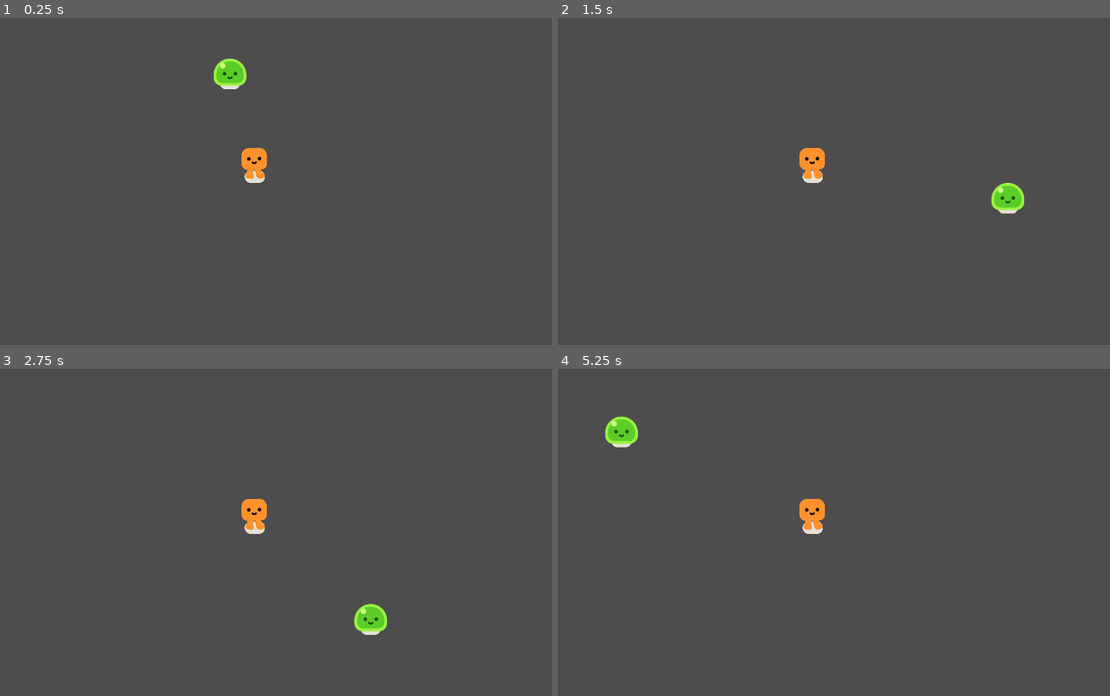
Above: before the commit, frames 1-4 (two rows, left to right).
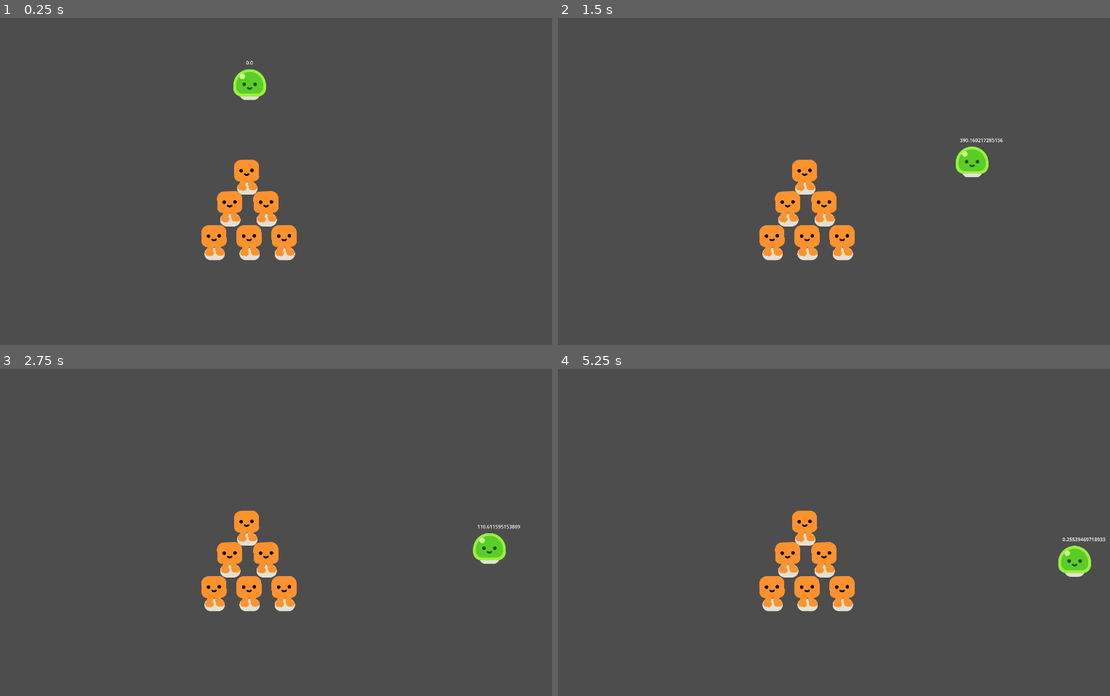
Above: after the commit, the same moments.

Repository: Muirotidua/IMGD1001-Project
Game: Godot game, scene res://scenes/pool_demo.tscn
The game is run twice, just before and just after one commit, with the same random seed, the same clock (stepped at 60 frames per second) and the same inputs. This scene is started directly instead of the project's main scene.
Inputs (mouse positions are in pixels of both pictures, inside the frame that each line leads up to):
- Up to frame 1 (0.25 s): no input
- Up to frame 2 (1.5 s): tap Enter at 0.5 s; move the mouse to (977, 165) at 0.52 s; hold D (move_right) 0.53-1.28 s; hold Space (ball_hit) 0.53-1.28 s; move the mouse to (734, 197) at 1.27 s; hold S (move_down) from 1.28 s (still down); tap Space (ball_hit) at 1.35 s
- Up to frame 3 (2.75 s): move the mouse to (347, 460) at 2.02 s; release S (move_down) at 2.03 s; press the mouse at (347, 460) at 2.03 s; hold D (move_right) from 2.03 s (still down); tap Space (ball_hit) at 2.3 s
- Up to frame 4 (5.25 s): move the mouse to (817, 597) at 2.77 s; release D (move_right) at 2.78 s; release the mouse at (817, 597) at 2.78 s; hold W (move_up) 2.78-3.53 s; tap Space (ball_hit) at 2.85, 4.55 s; move the mouse to (1021, 581) at 3.52 s; hold Space (ball_hit) 3.53-4.28 s; hold A (move_left) 3.53-5.03 s; move the mouse to (673, 483) at 4.27 s; click (673, 483) at 4.35 s; move the mouse to (878, 532) at 5.02 s; hold S (move_down) from 5.03 s (still down); hold Space (ball_hit) from 5.03 s (still down)

The runs differ from the first frame. In frame 1, 3.5% of the frame differs, in the area x 36-54%, y 12-75%; in frame 2, 3.6%; in frame 3, 3.6%; in frame 4, 3.6%, in the area x 8-100%, y 14-75%.

Commit message:
Slows the cue + pool balls down

Diff:
--- a/scenes/cue_ball.tscn
+++ b/scenes/cue_ball.tscn
@@ -3,7 +3,6 @@
 [ext_resource type="PhysicsMaterial" uid="uid://cnfo7swlk8npp" path="res://scenes/ball_physics_material.tres" id="1_c01jm"]
 [ext_resource type="Script" uid="uid://djt8v3mxy0ylo" path="res://scripts/cue_ball.gd" id="1_tbouf"]
 [ext_resource type="PackedScene" uid="uid://ogik4s70pgwl" path="res://visuals/characters/slime/slime.tscn" id="2_c01jm"]
-
 
 [sub_resource type="CircleShape2D" id="CircleShape2D_nkrrx"]
 radius = 56.0803
@@ -19,3 +18,11 @@
 
 [node name="CollisionShape2D" type="CollisionShape2D" parent="."]
 shape = SubResource("CircleShape2D_nkrrx")
+
+[node name="Label" type="Label" parent="."]
+offset_left = -40.0
+offset_top = -88.0
+offset_right = 40.0
+offset_bottom = -64.0
+text = "0.00"
+horizontal_alignment = 1
--- a/scenes/pool_ball.tscn
+++ b/scenes/pool_ball.tscn
@@ -8,6 +8,8 @@
 
 [node name="Pool Ball" type="RigidBody2D"]
 physics_material_override = ExtResource("1_w5es4")
+gravity_scale = 0.0
+linear_damp = 1.0
 angular_damp = 100.0
 
 [node name="HappyBoo" parent="." instance=ExtResource("1_66fna")]
--- a/scenes/pool_demo.tscn
+++ b/scenes/pool_demo.tscn
@@ -6,9 +6,24 @@
 [node name="Pool Demo" type="Node2D"]
 
 [node name="CueBall" parent="." instance=ExtResource("1_4ayod")]
-position = Vector2(759, 189)
+position = Vector2(824, 224)
 linear_damp_mode = 1
+linear_damp = 1.0
 
 [node name="Pool Ball" parent="." instance=ExtResource("2_xykxn")]
-position = Vector2(841, 489)
-gravity_scale = 0.0
+position = Vector2(816, 528)
+
+[node name="Pool Ball2" parent="." instance=ExtResource("2_xykxn")]
+position = Vector2(824, 744)
+
+[node name="Pool Ball3" parent="." instance=ExtResource("2_xykxn")]
+position = Vector2(760, 632)
+
+[node name="Pool Ball4" parent="." instance=ExtResource("2_xykxn")]
+position = Vector2(880, 632)
+
+[node name="Pool Ball5" parent="." instance=ExtResource("2_xykxn")]
+position = Vector2(712, 744)
+
+[node name="Pool Ball6" parent="." instance=ExtResource("2_xykxn")]
+position = Vector2(936, 744)
--- a/scripts/cue_ball.gd
+++ b/scripts/cue_ball.gd
@@ -1,6 +1,25 @@
 extends RigidBody2D
+
+@onready var speed_label: Label = $Label
+@export var dls = 1000 # Default Launch Speed
+var inmotion: bool = false
+var speed
 
 func _input(event):
 	if(event.is_action_pressed("ball_hit")):
 		var direction = position.direction_to(get_global_mouse_position())
-		apply_central_impulse(direction*1000)
+		if !inmotion:
+			apply_central_impulse(direction*dls)
+	if(event.is_action_pressed("move_left")):
+		pass
+
+func _physics_process(delta: float) -> void:
+	speed = abs(linear_velocity.length())
+	speed_label.text = str(speed)
+	if speed < 10:
+		linear_damp = 50
+		if speed < 1:
+			linear_damp = 1
+			inmotion = false
+	else:
+		inmotion = true
--- a/scripts/survivorsgame.gd
+++ b/scripts/survivorsgame.gd
@@ -1,7 +1,6 @@
 extends Node2D
 
 @onready var time_label: Label = $UI/Time
-
 @onready var game_over_sound = $GameOverSound
 @onready var music = $Music
 
